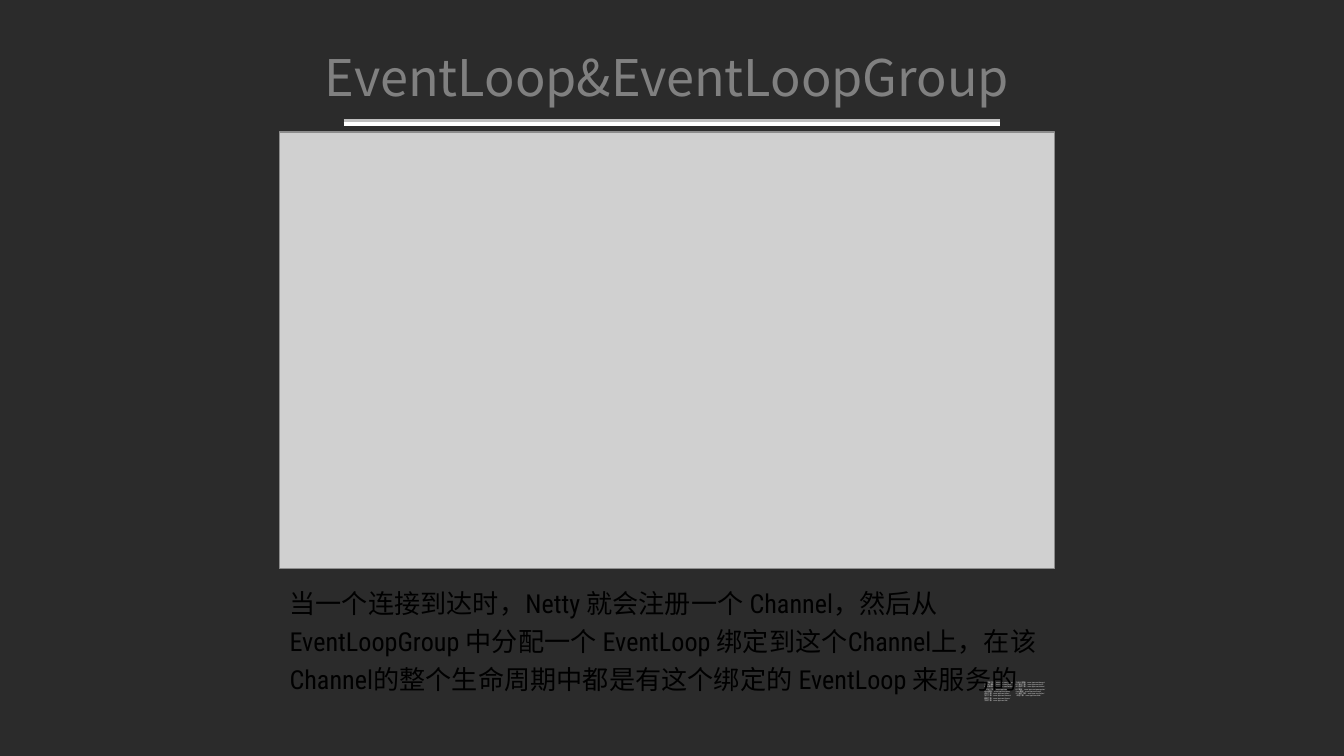
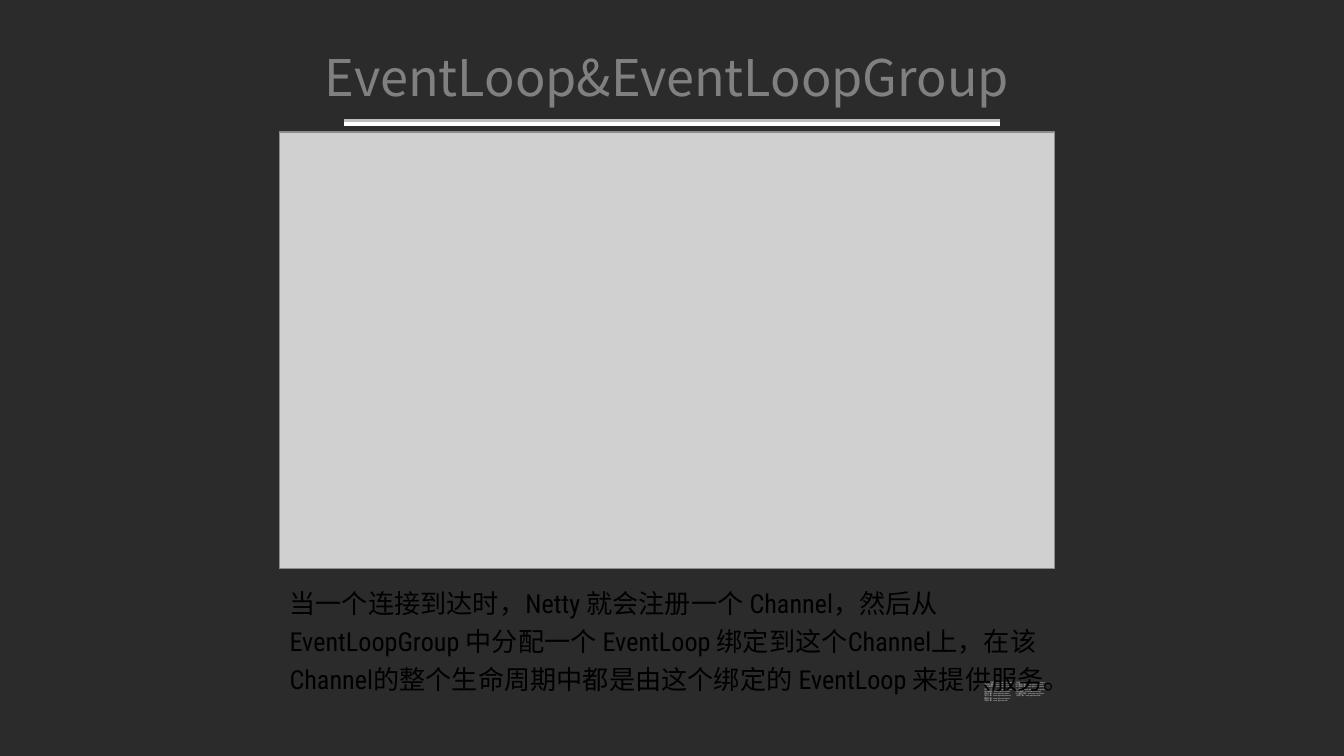
Before and after one commit to YeomanM/netty-demo, a slide deck: slide 24 of doc/IO模型基础及Netty入门.pptx. Drawn at 1344x756 pixels with LibreOffice and Linux fonts; fonts in the diff are those of the drawing; grey boxes stand for pictures; background and template pictures are left out; a plain dark background stands for a picture behind light text. Boxes give left, top, right and bottom in pixels: in the first picture for what was removed or moved away, otherwise in the second. Text is boxed around its words. In the diff, an @@ line names an element or a change of style, - is before the commit and + after.

```diff
--- a/doc/IO模型基础及Netty入门.pptx
+++ b/doc/IO模型基础及Netty入门.pptx
@@ text at (290, 591, 1070, 696): text changed @@
-当一个连接到达时，Netty 就会注册一个 Channel，然后从 EventLoopGroup 中分配一个 EventLoop 绑定到这个Channel上，在该Channel的整个生命周期中都是有这个绑定的 EventLoop 来服务的
+当一个连接到达时，Netty 就会注册一个 Channel，然后从 EventLoopGroup 中分配一个 EventLoop 绑定到这个Channel上，在该Channel的整个生命周期中都是由这个绑定的 EventLoop 来提供服务。
```
Also in this commit, not shown: 17 other slides changed, 17 other files.
